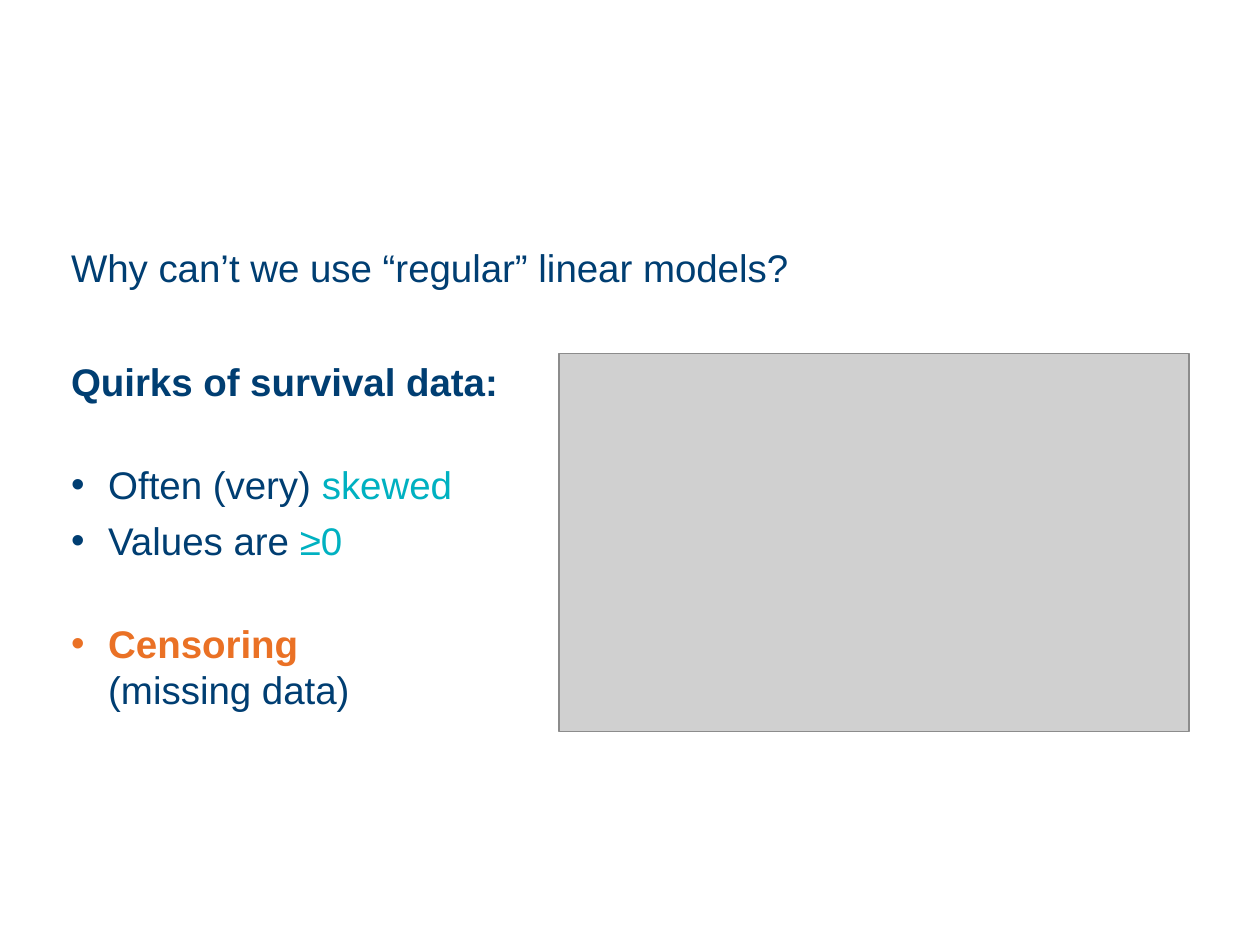
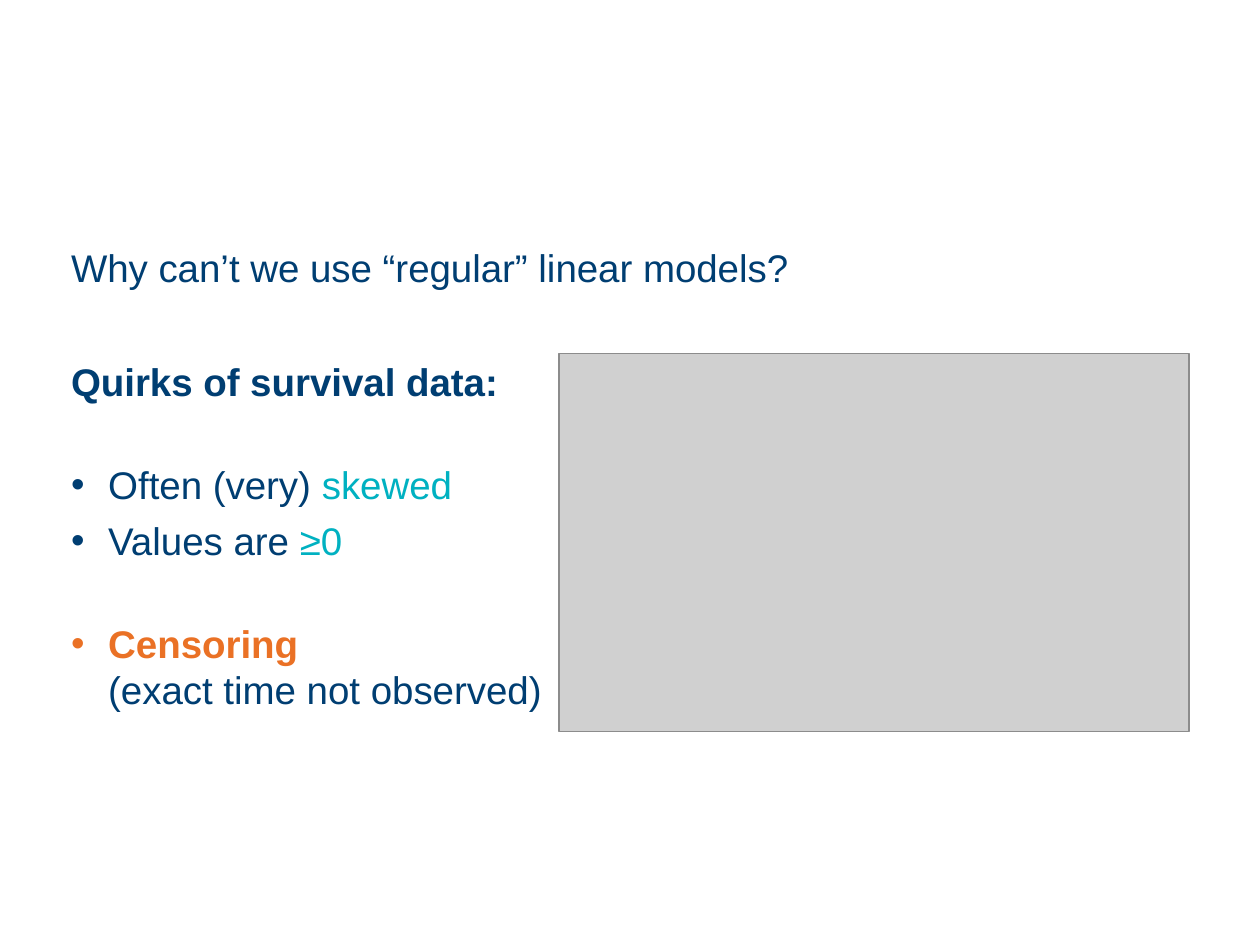
Before and after one commit to cambiotraining/stats-survival-analysis, a slide deck: slide 7 of survival-analysis-draft.pptx (slide 8 before the commit). Drawn at 1260x945 pixels with LibreOffice and Linux fonts; fonts in the diff are those of the drawing; grey boxes stand for pictures; background and template pictures are left out. Boxes give left, top, right and bottom in pixels: in the first picture for what was removed or moved away, otherwise in the second. Text is boxed around its words. In the diff, an @@ line names an element or a change of style, - is before the commit and + after.

```diff
--- a/survival-analysis-draft.pptx
+++ b/survival-analysis-draft.pptx
@@ text at [108, 630, 542, 712]: text changed @@
-• Censoring
-  (missing data)
+• Censoring
+  (exact time not observed)
```
Also in this commit, not shown: 13 other slides changed, 20 slides added, 6 slides removed, 33 other files.
